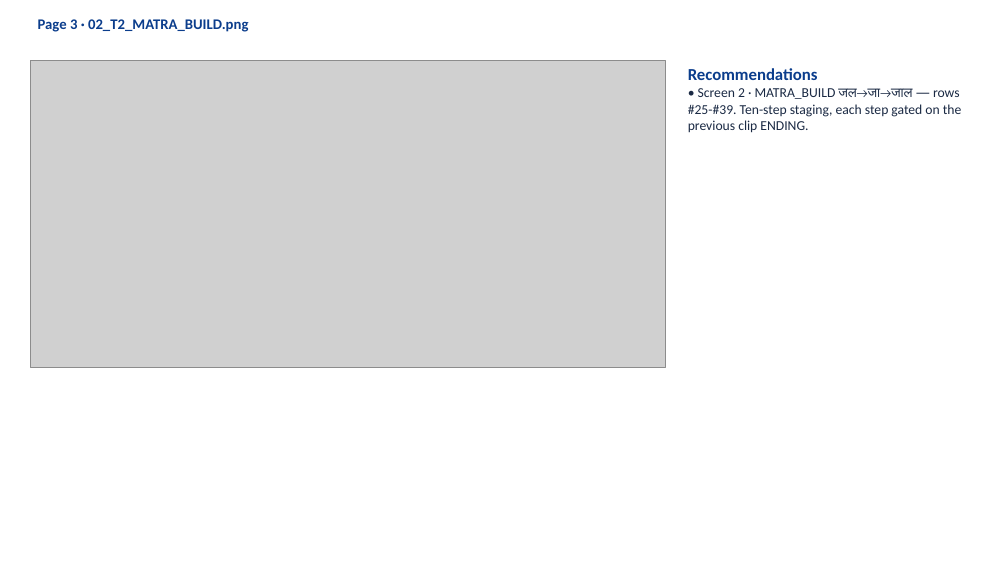
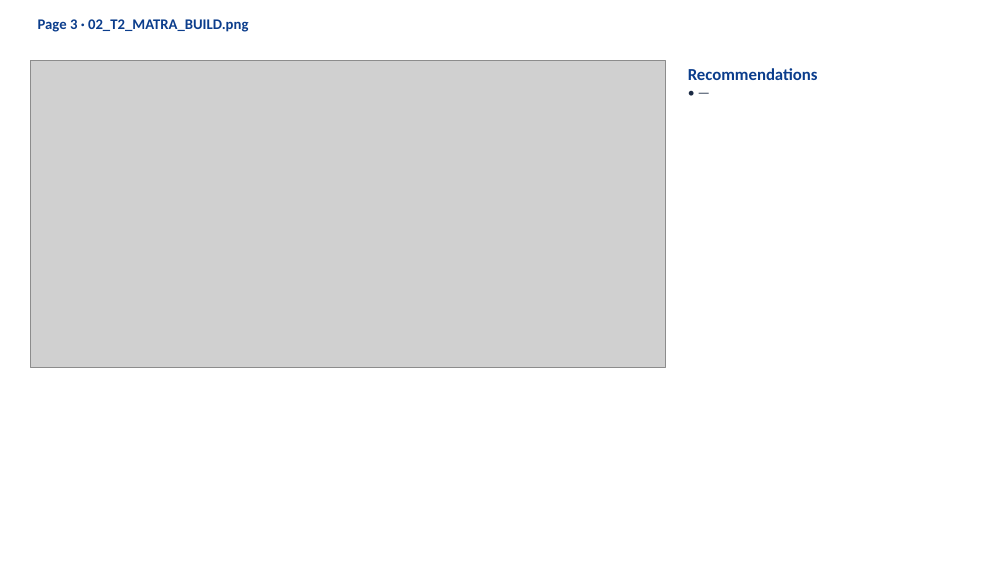
Before and after one commit to khugshalharshvardhan/HI02H11_L02_S01_DEV_HANDOFF-file2-, a slide deck: slide 4 of 3_CURRENT_BUILD/HI02H11_L02_S01_REVISED_review.pptx. Drawn at 1008x567 pixels with LibreOffice and Linux fonts; fonts in the diff are those of the drawing; grey boxes stand for pictures. Boxes give left, top, right and bottom in pixels: in the first picture for what was removed or moved away, otherwise in the second. Text is boxed around its words. In the diff, an @@ line names an element or a change of style, - is before the commit and + after.

```diff
--- a/3_CURRENT_BUILD/HI02H11_L02_S01_REVISED_review.pptx
+++ b/3_CURRENT_BUILD/HI02H11_L02_S01_REVISED_review.pptx
@@ text at box(688, 88, 961, 133): text changed @@
-• Screen 2 · MATRA_BUILD जल→जा→जाल — rows #25-#39. Ten-step staging, each step gated on the previous clip ENDING.
+• —
```
Also in this commit, not shown: 17 other slides changed, 38 other files.
